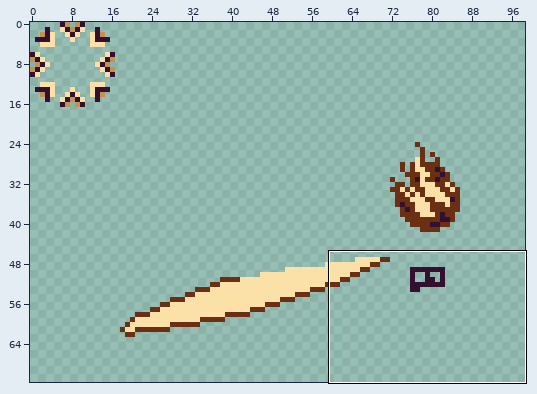
Pixel-art file: resources/sprites/attacks/player_attacks.aseprite. The picture above shows the old version from afar; the outline marks the close-up.
Close-up. As it was:
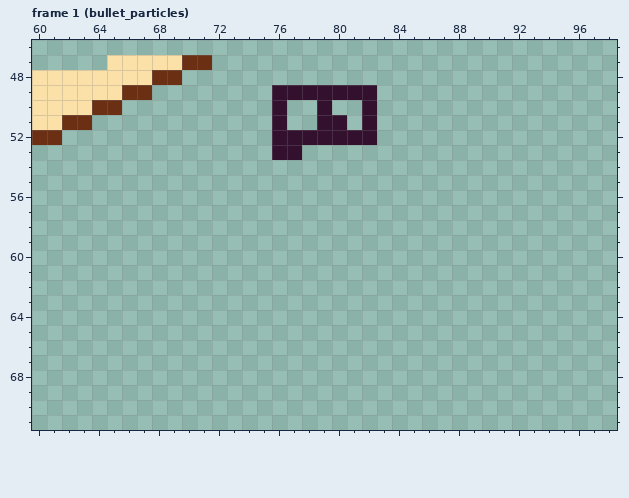
160x72 pixels, 9 frames. Shown: frame 1 (bullet_particles): x 60..98, y 46..71. The wide view leaves out empty margins.
Now the later version:
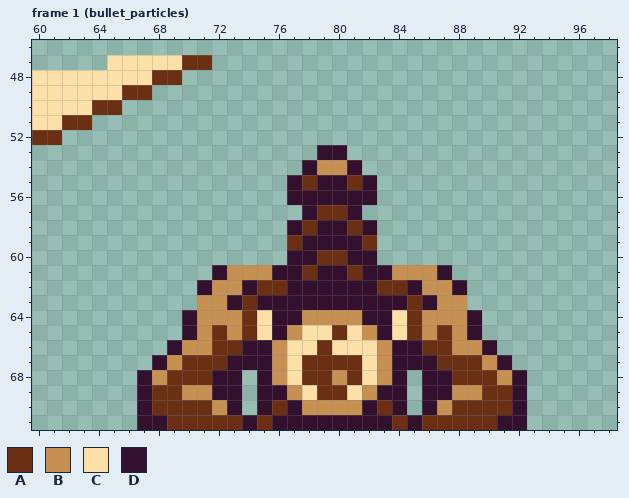
Palette (. is transparent): A #6b2f14  B #c69052  C #fbe1a8  D #34102f
Changes in this commit:
Changed rows in their new state; - is an unchanged pixel.
Frame 1 (bullet_particles), layer "flamethrower":
first column x 67:
49 ---------.......----------
50 ---------.--.--.----------
51 ---------.--..-.----------
52 ---------.......----------
53 ---------..-DD------------
54 -----------DBBD-----------
55 ----------DADDAD----------
56 ----------DDDDDD----------
57 -----------DAAD-----------
58 ----------DADDAD----------
59 ----------ADDDDA----------
60 ----------DDAADD----------
61 -----DBBBDDADDADDBBBD-----
62 ----DBBDAADDDDDDAADBBD----
63 ----BBDADDDDDDDDDDADBB----
64 ---DBBBACDDBBBBDDCABBBD---
65 ---DBABACDBCCACBDCABABD---
66 --DBBAADDBCCACCCBDDAABBD--
67 -DBAAADDDBCAAAACBDDDAAABD-
68 DBAAADD-DBCAABACBD-DDAAABD
69 DAABBDD-DDBCAACBDD-DDBBAAD
70 DAAAABD-DADBBBBDAD-DBAAAAD
71 DDAAAAADADDDDDDDDADAAAAADD
